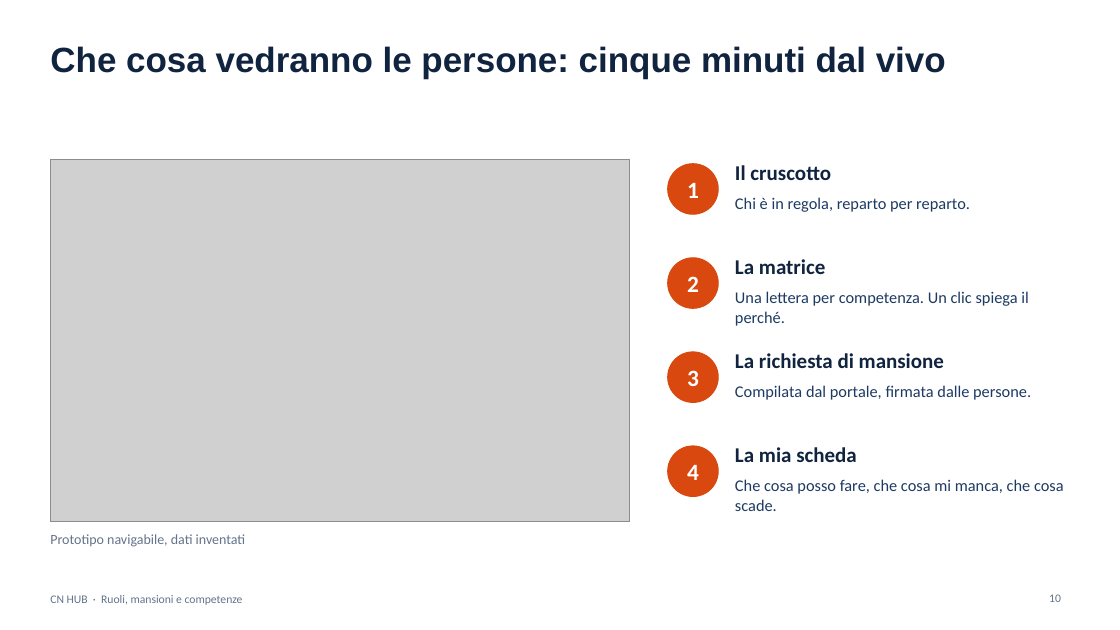
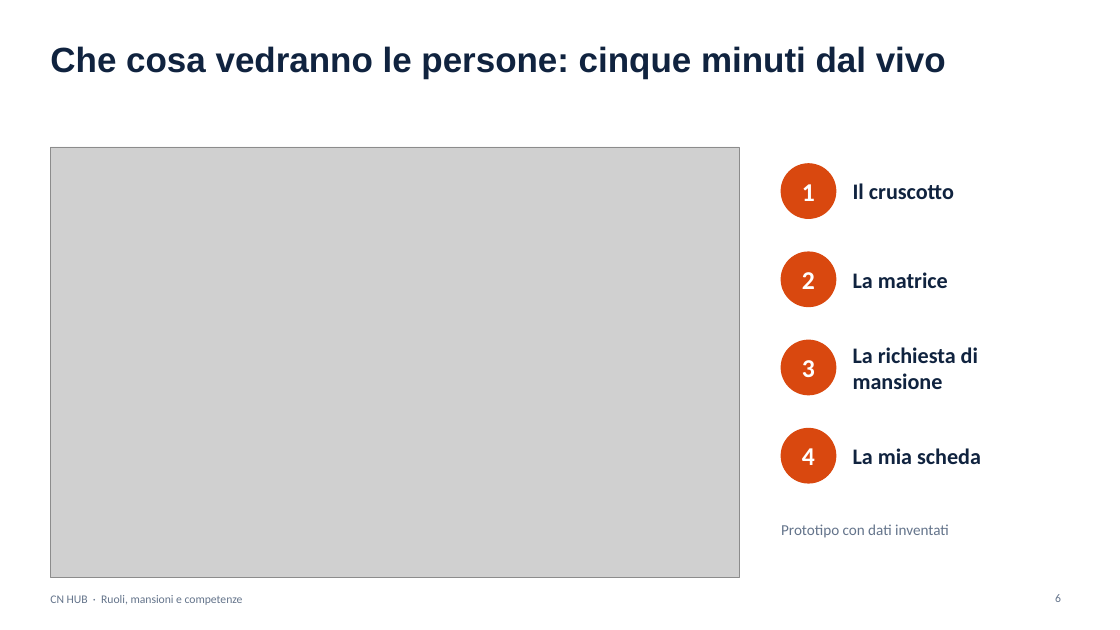
Before and after one commit to brividich/CRM-Brizio, a slide deck: slide 6 of docs/feasibility/ruoli-mansioni-competenze/Fattibilita_RMC_Presentazione.pptx (slide 10 before the commit). Drawn at 1120x630 pixels with LibreOffice and Linux fonts; fonts in the diff are those of the drawing; grey boxes stand for pictures. Boxes give left, top, right and bottom in pixels: in the first picture for what was removed or moved away, otherwise in the second. Text is boxed around its words. In the diff, an @@ line names an element or a change of style, - is before the commit and + after.

```diff
--- a/docs/feasibility/ruoli-mansioni-competenze/Fattibilita_RMC_Presentazione.pptx
+++ b/docs/feasibility/ruoli-mansioni-competenze/Fattibilita_RMC_Presentazione.pptx
@@ picture: place and size @@
-picture at [50, 160, 630, 522]
+picture at [50, 147, 739, 577]
@@ text "1": place and size @@
-text "1" at [687, 183, 699, 198]
+text "1" at [802, 184, 815, 201]
@@ ellipse: place and size @@
-ellipse at [668, 164, 718, 214]
+ellipse at [781, 164, 836, 218]
@@ size 18 to 19 pt; vertical alignment top to middle in 4 elements at [853, 448, 981, 464], [853, 347, 978, 389], [853, 272, 948, 288], [853, 183, 954, 199] @@
@@ text "Il cruscotto": place and size @@
-text "Il cruscotto" at [735, 165, 831, 180]
+text "Il cruscotto" at [853, 183, 954, 199]
@@ text removed at [735, 197, 970, 212] @@
-Chi è in regola, reparto per reparto.
@@ text "2": place and size @@
-text "2" at [687, 276, 699, 292]
+text "2" at [802, 272, 815, 289]
@@ ellipse: place and size @@
-ellipse at [668, 258, 718, 308]
+ellipse at [781, 252, 836, 307]
@@ text "La matrice": place and size @@
-text "La matrice" at [735, 259, 825, 274]
+text "La matrice" at [853, 272, 948, 288]
@@ text removed at [735, 291, 1028, 326] @@
-Una lettera per competenza. Un clic spiega il perché.
@@ text "3": place and size @@
-text "3" at [687, 370, 699, 386]
+text "3" at [802, 360, 815, 377]
@@ ellipse: place and size @@
-ellipse at [668, 446, 718, 497]
+ellipse at [781, 340, 836, 395]
@@ text "La richiesta di mansione": place and size @@
-text "La richiesta di mansione" at [735, 353, 944, 368]
+text "La richiesta di mansione" at [853, 347, 978, 389]
@@ text removed at [735, 385, 1031, 400] @@
-Compilata dal portale, firmata dalle persone.
@@ size 20 to 22 pt in 4 elements at [802, 184, 815, 201], [802, 272, 815, 289], [802, 360, 815, 377], [802, 448, 815, 465] @@
@@ text "4": place and size @@
-text "4" at [687, 465, 699, 480]
+text "4" at [802, 448, 815, 465]
@@ ellipse: place and size @@
-ellipse at [668, 352, 718, 402]
+ellipse at [781, 429, 836, 483]
@@ text "La mia scheda": place and size @@
-text "La mia scheda" at [735, 447, 857, 462]
+text "La mia scheda" at [853, 448, 981, 464]
@@ text removed at [735, 479, 1064, 511] @@
-Che cosa posso fare, che cosa mi manca, che cosa scade.
@@ text at [781, 524, 949, 538]: text changed; size 12 to 13 pt @@
-Prototipo navigabile, dati inventati
+Prototipo con dati inventati
@@ page number at [1055, 594, 1061, 602]: text changed @@
-10
+6
```
Also in this commit, not shown: 3 other slides changed, 3 slides added, 8 slides removed, 17 other files.
